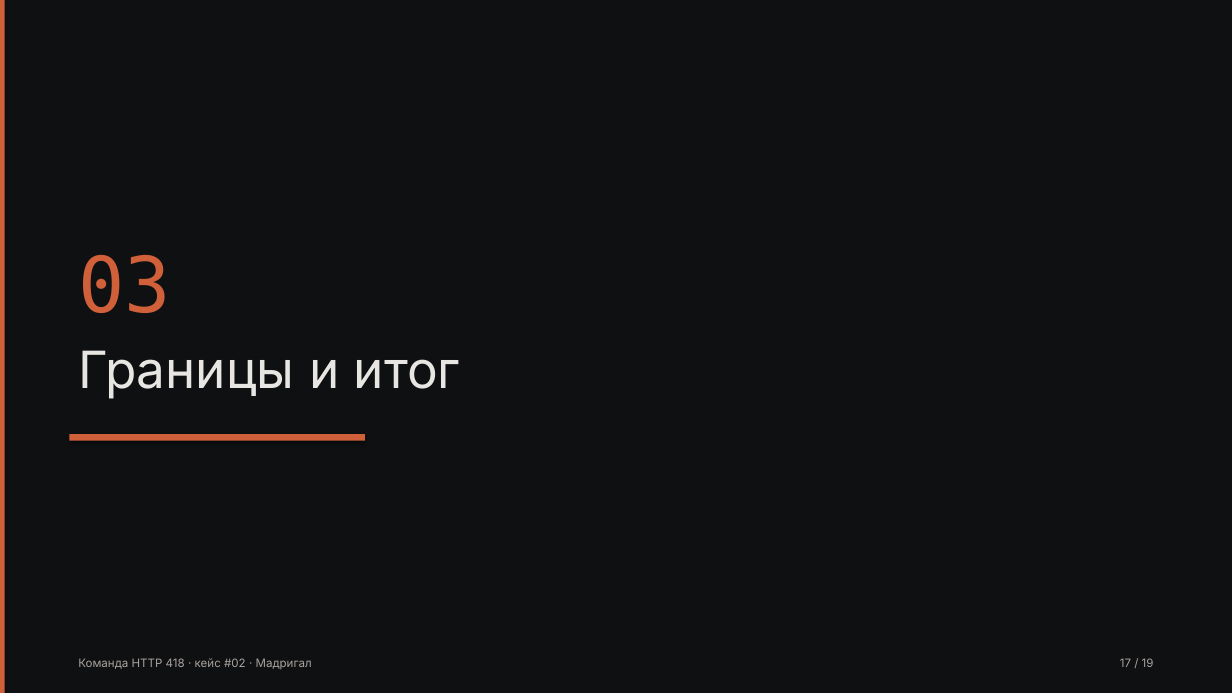
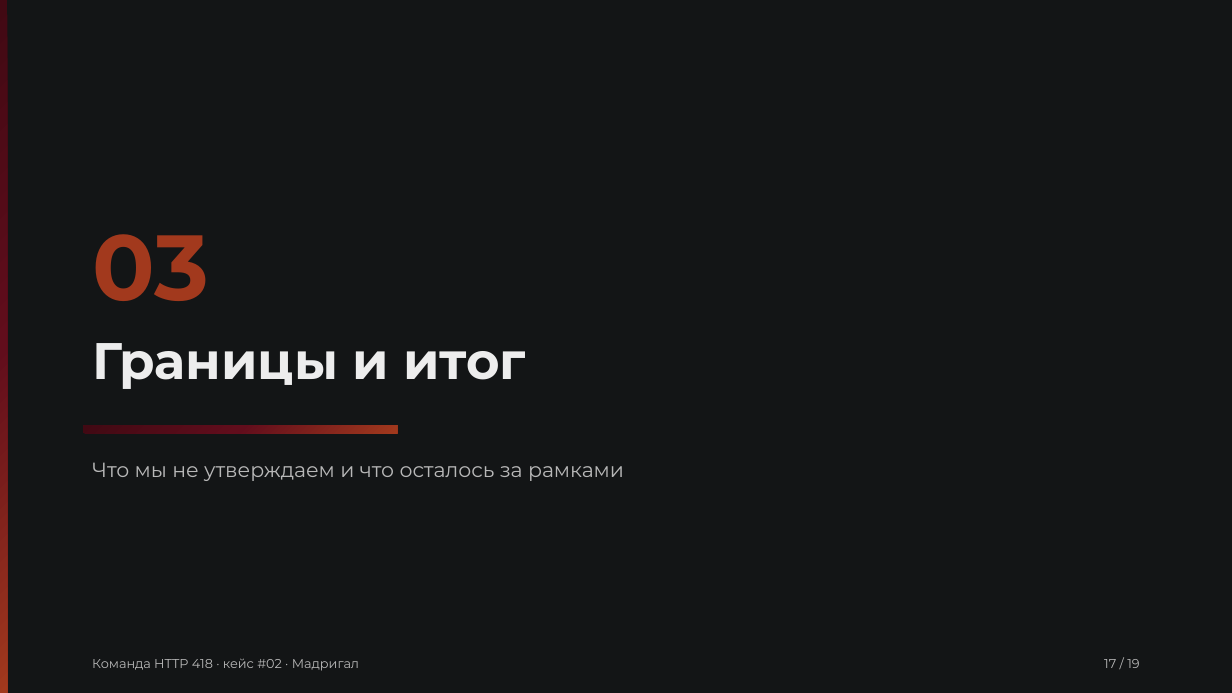
Before and after one commit to Pavel1778/madrigal-protocol-lab, a slide deck: slide 17 of presentation/slides.pptx. Drawn at 1232x693 pixels with LibreOffice and Linux fonts; fonts in the diff are those of the drawing. Boxes give left, top, right and bottom in pixels: in the first picture for what was removed or moved away, otherwise in the second. Text is boxed around its words. In the diff, an @@ line names an element or a change of style, - is before the commit and + after.

```diff
--- a/presentation/slides.pptx
+++ b/presentation/slides.pptx
@@ rectangle at [0,0,1232,693]: fill #0E1011 to #131516; shadow off @@
@@ rectangle at [0,0,7,693]: fill #D0603A to gradient #410913 to #610D1C to #A2391D; shadow off @@
@@ text "03": place and size @@
-text "03" at [78,255,171,313]
+text "03" at [92,234,209,301]
@@ text "03" at [92,234,209,301]: size 60 to 72 pt, font DejaVu Sans Mono to Montserrat, text colour #D0603A to #A2391D, bold on @@
@@ text "Границы и итог": place and size @@
-text "Границы и итог" at [78,350,461,399]
+text "Границы и итог" at [92,343,527,389]
@@ text "Границы и итог" at [92,343,527,389]: font Inter to Montserrat, text colour #E8E6E3 to #EDEDED, bold on @@
@@ rectangle at [83,425,397,433]: fill #D0603A to gradient #410913 to #610D1C to #A2391D; shadow off @@
@@ rectangle: place and size @@
-rectangle at [69,434,365,441]
+rectangle at [83,425,397,433]
@@ text added at [92,462,624,481], 16 pt, text #B8B8B8 @@
+Что мы не утверждаем и что осталось за рамками
@@ text "Команда HTTP 418 · кейс ...": place and size @@
-text "Команда HTTP 418 · кейс ..." at [78,658,312,669]
+text "Команда HTTP 418 · кейс ..." at [92,658,359,671]
@@ text "Команда HTTP 418 · кейс ..." at [92,658,359,671]: size 9 to 10 pt, font Inter to Montserrat, text colour #A8A29E to #B8B8B8 @@
@@ text "17 / 19" at [1104,659,1139,668]: size 9 to 10 pt, font Inter to Montserrat, text colour #A8A29E to #B8B8B8 @@
@@ text "17 / 19": place and size @@
-text "17 / 19" at [1120,658,1154,667]
+text "17 / 19" at [1104,659,1139,668]
```
Also in this commit, not shown: 18 other slides changed, 41 other files.
